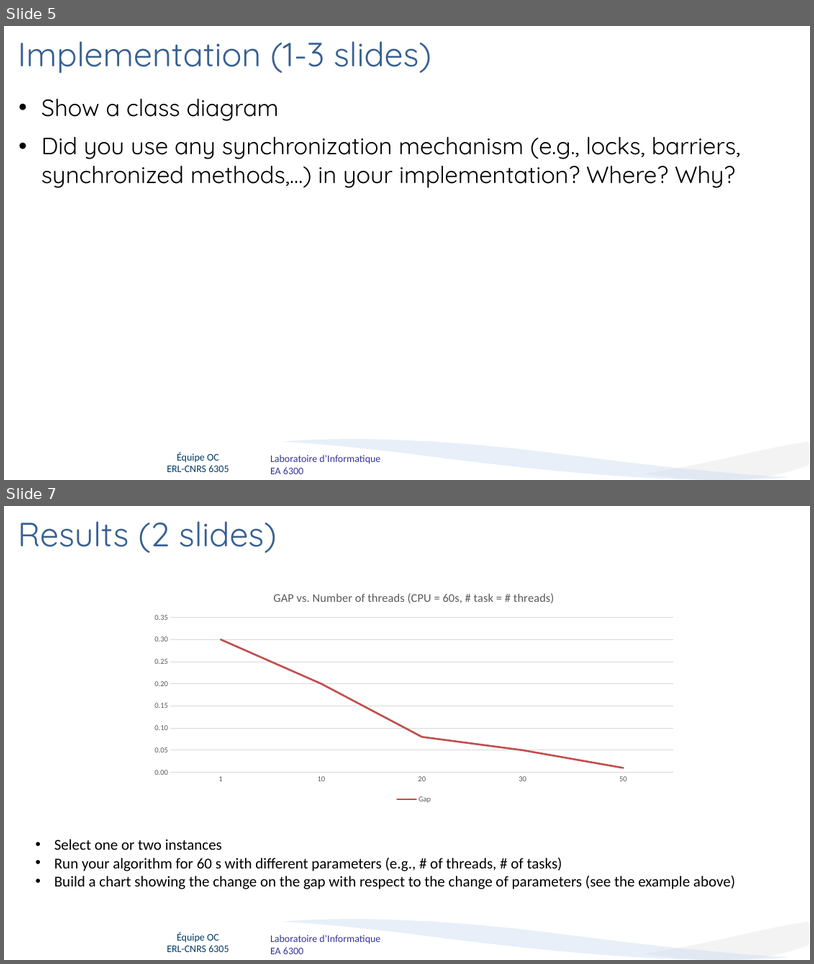
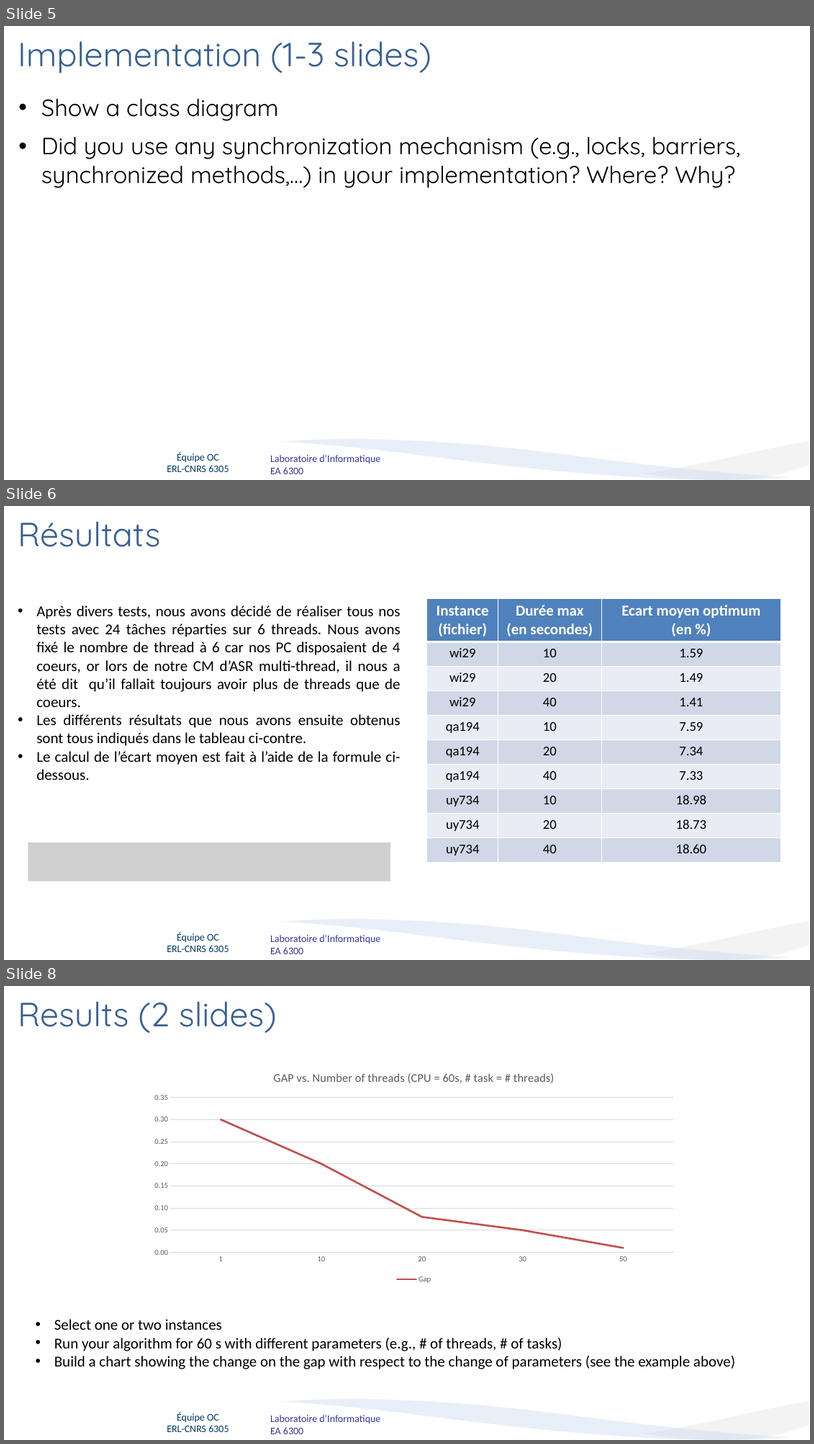
Before and after one commit to T0mat1/ASR_TSP, a slide deck: presentation.pptx. Shown one above the other, each under a label of ours: slides 5 and 7 before the commit, slides 5, 6 and 8 after it; the slides between them are not shown. The pictures are 814x964 and 814x1444 pixels, drawn with LibreOffice and Linux fonts; fonts in the diff are those of the drawing; grey boxes stand for pictures; background and template pictures are left out. Boxes give left, top, right and bottom in pixels: in the first picture for what was removed or moved away, otherwise in the second. Text is boxed around its words. In the diff, an @@ line names an element or a change of style, - is before the commit and + after.

```diff
--- a/presentation.pptx
+++ b/presentation.pptx
@@ slide 6 added at bbox=[4, 506, 810, 960], background #FFFFFF; not listed: 4 template elements that a slide beside it also shows @@
@@ title added at bbox=[18, 521, 160, 547], 40 pt, text #376092 @@
+Résultats
@@ text added at bbox=[36, 605, 401, 780], 18 pt, text #000000 @@
+• Après divers tests, nous avons décidé de réaliser tous nos tests avec 24 tâches réparties sur 6 threads. Nous avons fixé le nombre de thread à 6 car nos PC disposaient de 4 coeurs, or lors de notre CM d’ASR multi-thread, il nous a été dit qu’il fallait toujours avoir plus de threads que de coeurs.
+• Les différents résultats que nous avons ensuite obtenus sont tous indiqués dans le tableau ci-contre.
+• Le calcul de l’écart moyen est fait à l’aide de la formule ci-dessous.
@@ table added at bbox=[427, 599, 782, 862], 10 rows, 3 columns @@
+Instance / (fichier) | Durée max / (en secondes) | Ecart moyen optimum / (en %)
+wi29 | 10 | 1.59
+wi29 | 20 | 1.49
+wi29 | 40 | 1.41
+qa194 | 10 | 7.59
+qa194 | 20 | 7.34
+qa194 | 40 | 7.33
+uy734 | 10 | 18.98
+uy734 | 20 | 18.73
+uy734 | 40 | 18.60
@@ picture added at bbox=[28, 842, 391, 881] @@
@@ what was slide 7 is now slide 8 @@
```
Also in this commit, not shown: 1 other slide added, 1 slide removed, 3 other files.
